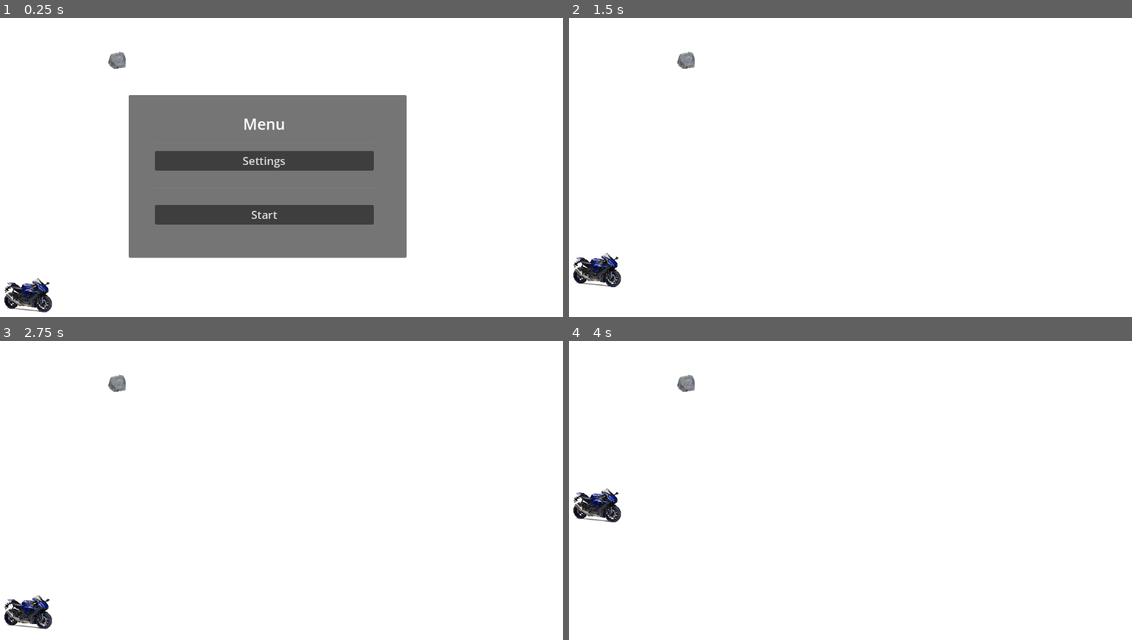
Above: before the commit, frames 1-4 (two rows, left to right).
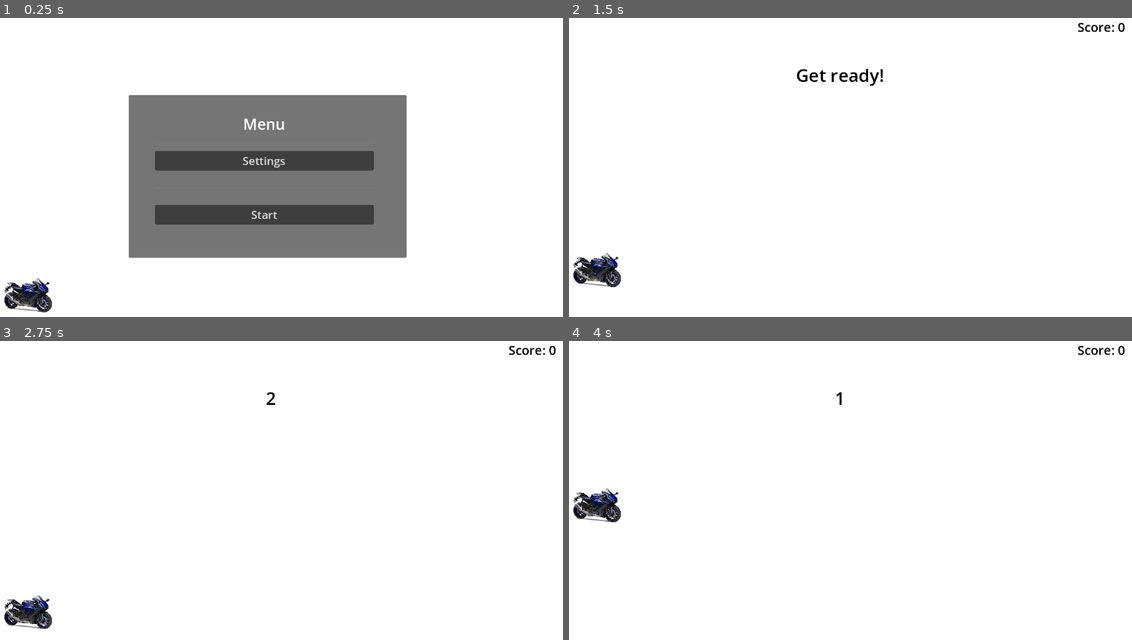
Above: after the commit, the same moments.

Repository: zino212/godot-game-creation
Game: Godot game, scene res://main.tscn
The game is run twice, just before and just after one commit, with the same random seed, the same clock (stepped at 60 frames per second) and the same inputs.
Inputs:
- Up to frame 1 (0.25 s): no input
- Up to frame 2 (1.5 s): click "Start" at 0.5 s; tap Enter at 1.25 s; hold Up (move_up) from 1.28 s (still down)
- Up to frame 3 (2.75 s): release Up (move_up) at 2.03 s; hold Down (move_down) from 2.03 s (still down)
- Up to frame 4 (4 s): release Down (move_down) at 2.78 s; hold Up (move_up) from 2.78 s (still down)

The runs differ from the first frame. In frame 1, 0.1% of the frame differs, in the area x 19-23%, y 11-18%; in frame 2, 0.6%, in the area x 19-99%, y 1-23%; in frame 3, 0.3%; in frame 4, 0.3%.

Commit message:
Add moving boulders

Diff:
--- a/Resolution_Selector.gd
+++ b/Resolution_Selector.gd
@@ -6,5 +6,5 @@
 	var values := text.split_floats("x")
 	emit_signal("resolution_changed", Vector2(values[0], values[1]))
 
-func _on_option_button_item_selected(index):
+func _on_option_button_item_selected(_index):
 	_update_selected_item($OptionButton.text)
--- a/hud.gd
+++ b/hud.gd
@@ -1,24 +1,30 @@
 extends CanvasLayer
 
 signal escape
+signal start_game
 
 # Called when the node enters the scene tree for the first time.
 func _ready():
 	visible = true
 
 # Called every frame. 'delta' is the elapsed time since the previous frame.
-func _process(delta):
+func _process(_delta):
 	if Input.is_action_just_pressed("escape"):
 		push_escape()
 
-func start_game():
-	pass
+func _on_start_button_pressed():
+	$Menu.hide()
+	get_tree().paused = false
+	start_game.emit()
+	$ScoreLabel.show()
 
-func _on_start_button_pressed():
-	visible = false
-	get_tree().paused = false
-	start_game()
+func show_message(text):
+	$Message.text = text
+	$Message.show()
+	$MessageTimer.start()
 
+func update_score(score):
+	$ScoreLabel.text = "Score: " + str(score)
 
 func push_escape():
 	if visible:
@@ -32,12 +38,11 @@
 	$Menu.visible = false
 	$Settings.visible = true
 
-
 func _on_settings_apply_button_pressed(settings):
 	update_settings(settings)
 
-func update_settings(settings: Dictionary) -> void:
-	var screen_size = DisplayServer.screen_get_size()
+func update_settings(_settings: Dictionary) -> void:
+	var _screen_size = DisplayServer.screen_get_size()
 	#var window = get_editor_interface().get_window()
 	#if settings.fullscreen:
 	#	window.mode = Window.MODE_WINDOWED
--- a/hud.tscn
+++ b/hud.tscn
@@ -6,6 +6,36 @@
 [node name="HUD" type="CanvasLayer"]
 process_mode = 3
 script = ExtResource("1_brd2m")
+
+[node name="ScoreLabel" type="Label" parent="."]
+visible = false
+offset_left = 1033.0
+offset_top = 6.0
+offset_right = 1150.0
+offset_bottom = 92.0
+theme_override_colors/font_color = Color(0, 0, 0, 1)
+theme_override_font_sizes/font_size = 25
+text = "0"
+horizontal_alignment = 1
+vertical_alignment = 1
+metadata/_edit_group_ = true
+
+[node name="Message" type="Label" parent="."]
+visible = false
+anchors_preset = 5
+anchor_left = 0.5
+anchor_right = 0.5
+offset_left = -156.0
+offset_top = 94.0
+offset_right = 150.0
+offset_bottom = 193.0
+grow_horizontal = 2
+theme_override_colors/font_color = Color(0, 0, 0, 1)
+theme_override_font_sizes/font_size = 35
+text = "Get ready!"
+horizontal_alignment = 1
+vertical_alignment = 1
+metadata/_edit_group_ = true
 
 [node name="Menu" type="Panel" parent="."]
 offset_left = 291.0
@@ -51,6 +81,10 @@
 offset_right = 842.0
 offset_bottom = 503.0
 
+[node name="MessageTimer" type="Timer" parent="."]
+wait_time = 2.0
+one_shot = true
+
 [connection signal="pressed" from="Menu/VBoxContainer/Settings_Button" to="." method="show_settings"]
 [connection signal="pressed" from="Menu/VBoxContainer/Start_Button" to="." method="_on_start_button_pressed"]
 [connection signal="apply_button_pressed" from="Settings" to="." method="_on_settings_apply_button_pressed"]
--- /dev/null
+++ b/main.gd
@@ -0,0 +1,53 @@
+extends Node
+
+var obstacle_scene = preload("res://obstacle.tscn")
+var score
+
+func _ready():
+	pass
+
+func _process(_delta):
+	if ($StartTimer.time_left >= 1) and ($StartTimer.time_left <= 4):
+		$HUD.show_message(str(int($StartTimer.time_left)))
+	elif $StartTimer.time_left < 1:
+		$HUD.show_message("")
+
+
+func new_game():
+	score = 0
+	get_tree().call_group("obstacles", "queue_free")
+	$HUD.update_score(score)
+	$HUD.show_message("Get ready!")
+	$StartTimer.start()
+
+
+func _on_obstacle_timer_timeout():
+	spawn_obstacle()
+
+
+func spawn_obstacle():
+	var obstacle = obstacle_scene.instantiate()
+
+	var obstacle_spawn_location = get_node("ObstaclePath/ObstacleSpawnLocation")
+	obstacle_spawn_location.progress_ratio = randf()
+
+	var direction = obstacle_spawn_location.rotation + PI / 2
+
+	obstacle.position = obstacle_spawn_location.position
+
+	obstacle.rotation = direction
+
+	var velocity = Vector2(150.0, 0.0)
+	obstacle.linear_velocity = velocity.rotated(direction)
+
+	add_child(obstacle)
+
+func _on_start_timer_timeout():
+	spawn_obstacle()
+	$ObstacleTimer.start()
+	$ScoreTimer.start()
+
+
+func _on_score_timer_timeout():
+	score += 1
+	$HUD.update_score(score)
--- a/main.tscn
+++ b/main.tscn
@@ -1,10 +1,17 @@
-[gd_scene load_steps=4 format=3 uid="uid://bfrdw5t6y3i42"]
+[gd_scene load_steps=5 format=3 uid="uid://bfrdw5t6y3i42"]
 
+[ext_resource type="Script" path="res://main.gd" id="1_5vm1h"]
 [ext_resource type="PackedScene" uid="uid://dv0p0cj8x48h3" path="res://Player.tscn" id="1_aso1r"]
-[ext_resource type="PackedScene" uid="uid://cvkqywnnb18xr" path="res://obstacle.tscn" id="2_j0mih"]
 [ext_resource type="PackedScene" uid="uid://bl7ovft0dcrrw" path="res://hud.tscn" id="3_d3w67"]
 
+[sub_resource type="Curve2D" id="Curve2D_lkqsk"]
+_data = {
+"points": PackedVector2Array(0, 0, 0, 0, 1152, 320, 0, 0, 0, 0, 1152, 648)
+}
+point_count = 2
+
 [node name="Main" type="Node"]
+script = ExtResource("1_5vm1h")
 
 [node name="ColorRect" type="ColorRect" parent="."]
 anchors_preset = 15
@@ -15,8 +22,25 @@
 
 [node name="Player" parent="." instance=ExtResource("1_aso1r")]
 
-[node name="Obstacle" parent="." instance=ExtResource("2_j0mih")]
-position = Vector2(268, 114)
+[node name="StartTimer" type="Timer" parent="."]
+wait_time = 5.0
+one_shot = true
+
+[node name="ScoreTimer" type="Timer" parent="."]
+
+[node name="ObstacleTimer" type="Timer" parent="."]
+wait_time = 3.0
+
+[node name="ObstaclePath" type="Path2D" parent="."]
+curve = SubResource("Curve2D_lkqsk")
+
+[node name="ObstacleSpawnLocation" type="PathFollow2D" parent="ObstaclePath"]
+position = Vector2(1152, 320)
+rotation = 1.5708
 
 [node name="HUD" parent="." instance=ExtResource("3_d3w67")]
-visible = false
+
+[connection signal="timeout" from="StartTimer" to="." method="_on_start_timer_timeout"]
+[connection signal="timeout" from="ScoreTimer" to="." method="_on_score_timer_timeout"]
+[connection signal="timeout" from="ObstacleTimer" to="." method="_on_obstacle_timer_timeout"]
+[connection signal="start_game" from="HUD" to="." method="new_game"]
--- /dev/null
+++ b/obstacle.gd
@@ -0,0 +1,12 @@
+extends Node2D
+
+func _ready():
+	#var obstacle_types = $AnimatedSprite2D.sprite_frames.get_animation_names()
+	#$AnimatedSprite2D.play(obstacle_types[randi() % obstacle_types.size()])
+	pass
+
+func _process(_delta):
+	pass
+
+func _on_visible_on_screen_notifier_2d_screen_exited():
+	queue_free()
--- a/obstacle.tscn
+++ b/obstacle.tscn
@@ -1,16 +1,42 @@
-[gd_scene load_steps=3 format=3 uid="uid://cvkqywnnb18xr"]
+[gd_scene load_steps=6 format=3 uid="uid://cvkqywnnb18xr"]
 
 [ext_resource type="Texture2D" uid="uid://np4rkbfliyye" path="res://boulder.png" id="1_qq8gg"]
+[ext_resource type="Script" path="res://obstacle.gd" id="1_r6qfe"]
+[ext_resource type="Texture2D" uid="uid://bjqlh33vmlh60" path="res://boulder_mirrored.png" id="3_ctq2w"]
+
+[sub_resource type="SpriteFrames" id="SpriteFrames_t61hq"]
+animations = [{
+"frames": [{
+"duration": 1.0,
+"texture": ExtResource("1_qq8gg")
+}, {
+"duration": 1.0,
+"texture": ExtResource("3_ctq2w")
+}],
+"loop": true,
+"name": &"default",
+"speed": 5.0
+}]
 
 [sub_resource type="RectangleShape2D" id="RectangleShape2D_ycql3"]
-size = Vector2(34, 35)
+size = Vector2(35, 35)
 
-[node name="Obstacle" type="Node2D"]
+[node name="Obstacle" type="RigidBody2D" groups=["obstacles"]]
+collision_mask = 0
+mass = 0.01
+gravity_scale = 0.0
+linear_damp_mode = 1
+script = ExtResource("1_r6qfe")
+metadata/_edit_group_ = true
 
-[node name="Sprite2D" type="Sprite2D" parent="."]
+[node name="AnimatedSprite2D" type="AnimatedSprite2D" parent="."]
 scale = Vector2(0.0742188, 0.0771484)
-texture = ExtResource("1_qq8gg")
+sprite_frames = SubResource("SpriteFrames_t61hq")
 
 [node name="CollisionShape2D" type="CollisionShape2D" parent="."]
-position = Vector2(0, 0.5)
+position = Vector2(0.5, 0.5)
 shape = SubResource("RectangleShape2D_ycql3")
+
+[node name="VisibleOnScreenNotifier2D" type="VisibleOnScreenNotifier2D" parent="."]
+
+[connection signal="screen_exited" from="VisibleOnScreenNotifier2D" to="." method="_on_visible_on_screen_notifier_2d_screen_exited"]
Binary file added: boulder_mirrored.png
Not shown, added: boulder_mirrored.png.import
Not shown, changed: README.md
